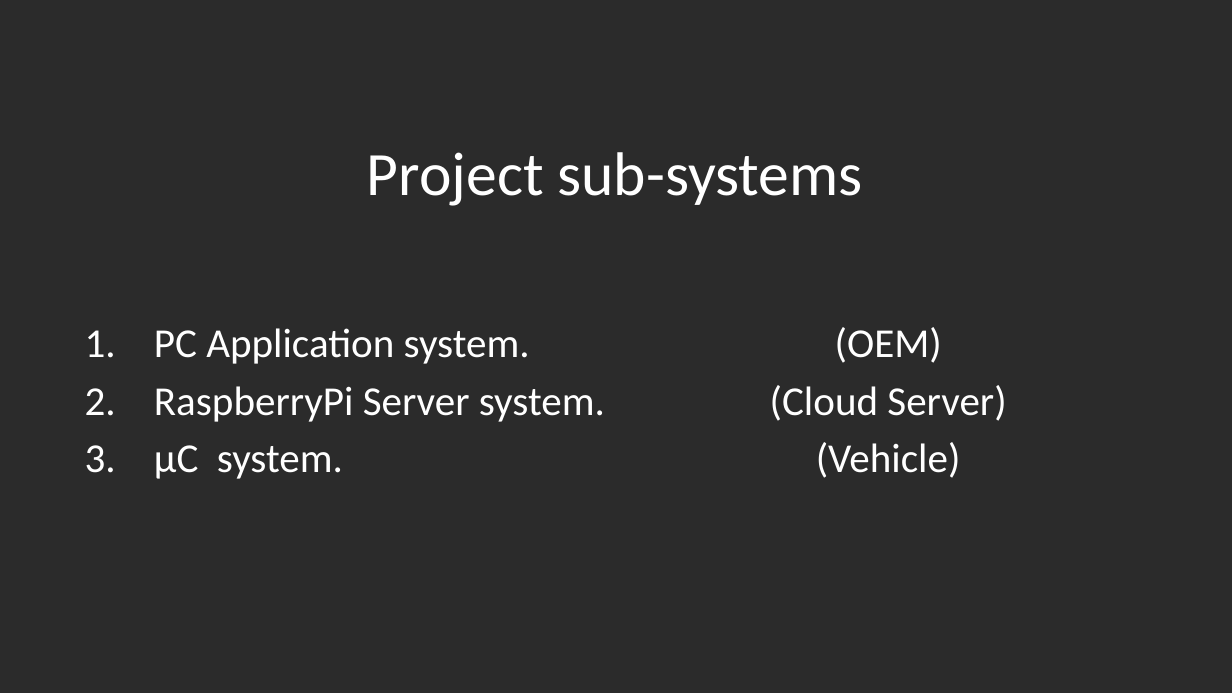
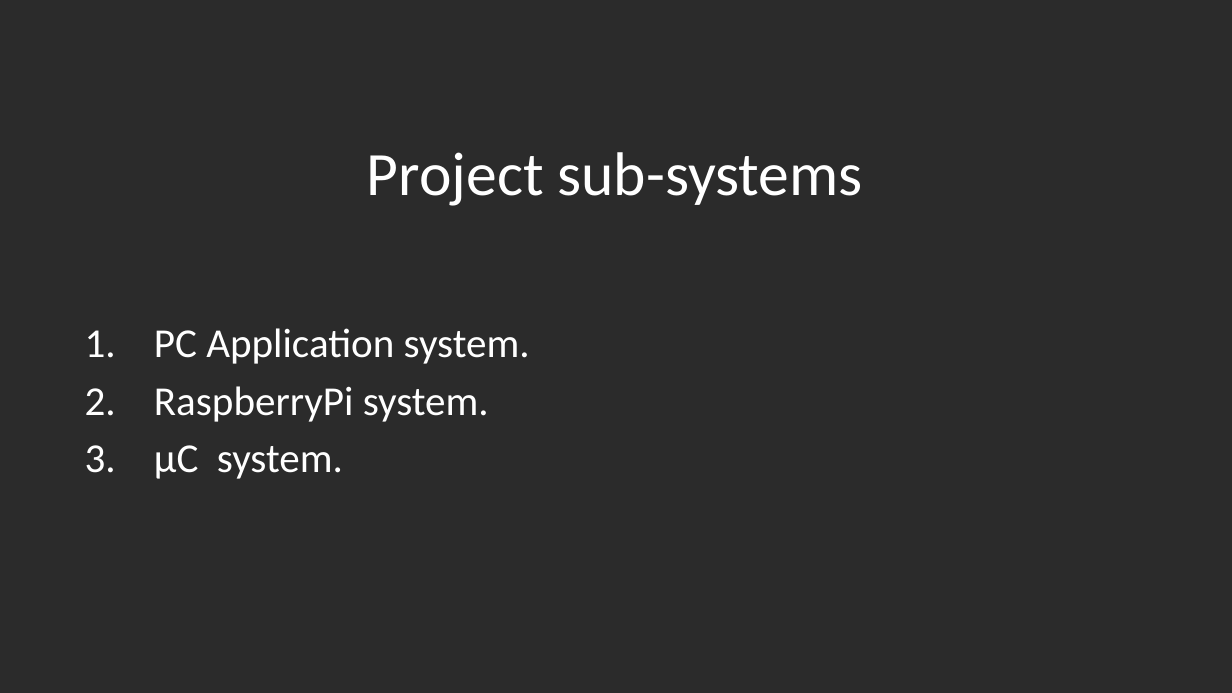
Before and after one commit to Marcelle-Samir/Firmware_Over_The_Air, a slide deck: slide 4 of Project proposal.pptx. Drawn at 1232x693 pixels with LibreOffice and Linux fonts; fonts in the diff are those of the drawing; background and template pictures are left out; a plain dark background stands for a picture behind light text. Boxes give left, top, right and bottom in pixels: in the first picture for what was removed or moved away, otherwise in the second. Text is boxed around its words. In the diff, an @@ line names an element or a change of style, - is before the commit and + after.

Commit message:
Project proposal V1.1

```diff
--- a/Project proposal.pptx
+++ b/Project proposal.pptx
@@ text removed at [770, 327, 1006, 478] @@
-(OEM)
-(Cloud Server)
-(Vehicle)
@@ text at [154, 386, 489, 422]: text changed @@
-2. RaspberryPi Server system.
+2. RaspberryPi system.
```
Also in this commit, not shown: 16 other slides changed, 1 slide added, 3 slides removed.
